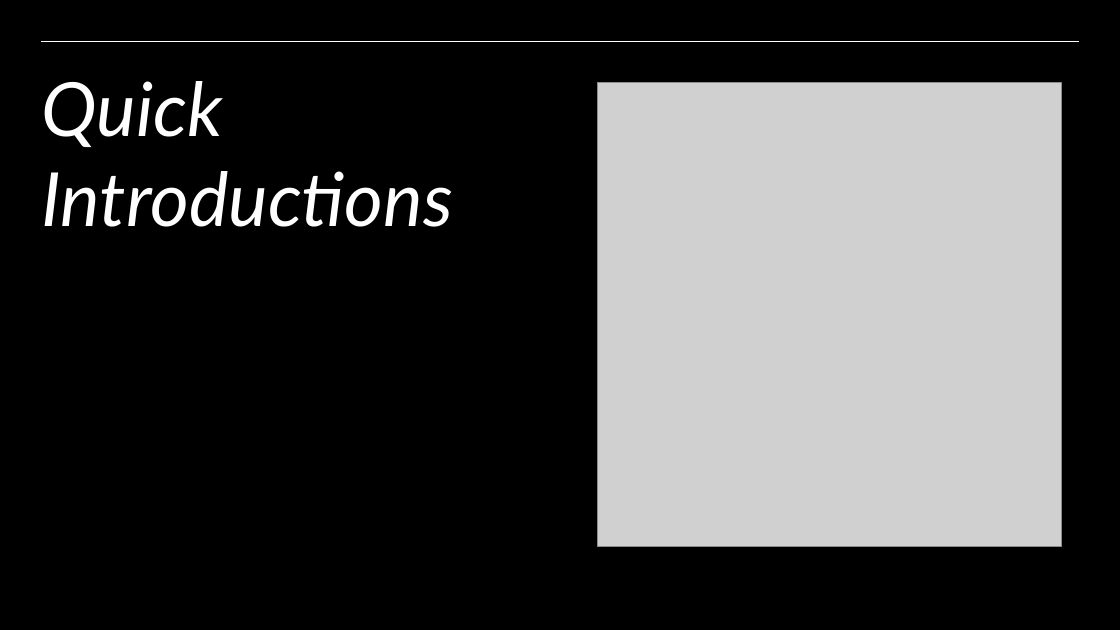
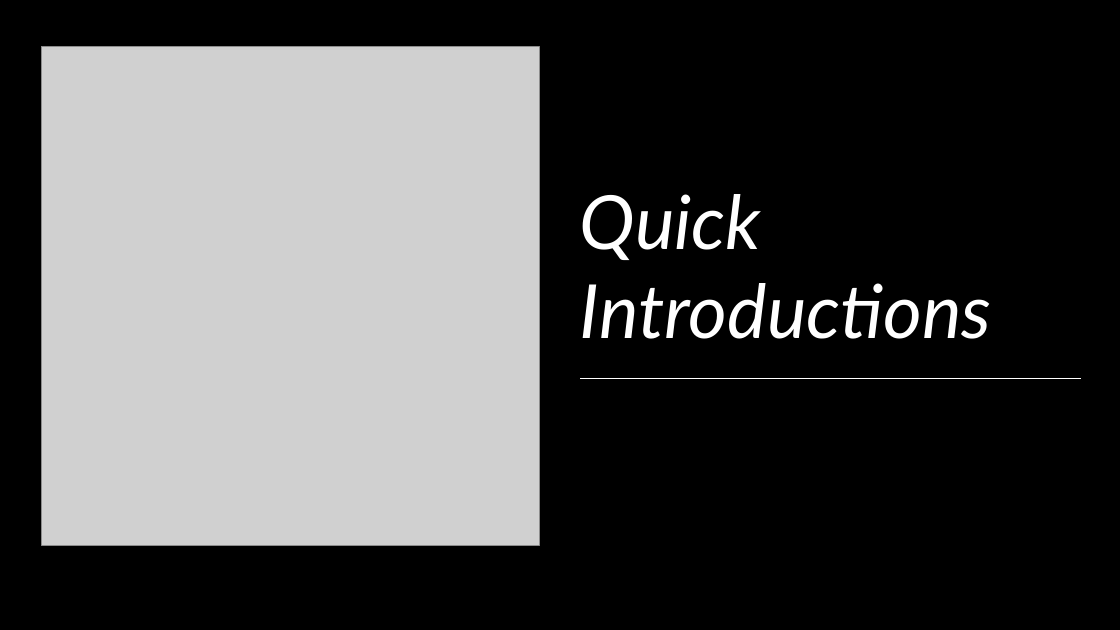
Before and after one commit to NickKasten/Kasmajonesattoni, a slide deck: slide 2 of Datathon_Presentation.pptx. Drawn at 1120x630 pixels with LibreOffice and Linux fonts; fonts in the diff are those of the drawing; grey boxes stand for pictures. Boxes give left, top, right and bottom in pixels: in the first picture for what was removed or moved away, otherwise in the second. Text is boxed around its words. In the diff, an @@ line names an element or a change of style, - is before the commit and + after.

```diff
--- a/Datathon_Presentation.pptx
+++ b/Datathon_Presentation.pptx
@@ picture: place and size @@
-picture at [597,82,1061,546]
+picture at [41,47,539,545]
@@ line removed from (41, 41) to (1079, 41) @@
@@ title "Quick Introductions": place and size @@
-title "Quick Introductions" at [41,81,453,227]
+title "Quick Introductions" at [580,194,992,339]
@@ line added from (581, 379) to (1081, 379), #FFFFFF 0.5 pt @@
```
Also in this commit, not shown: 1 other slide changed, 8 slides added, 9 slides removed.
